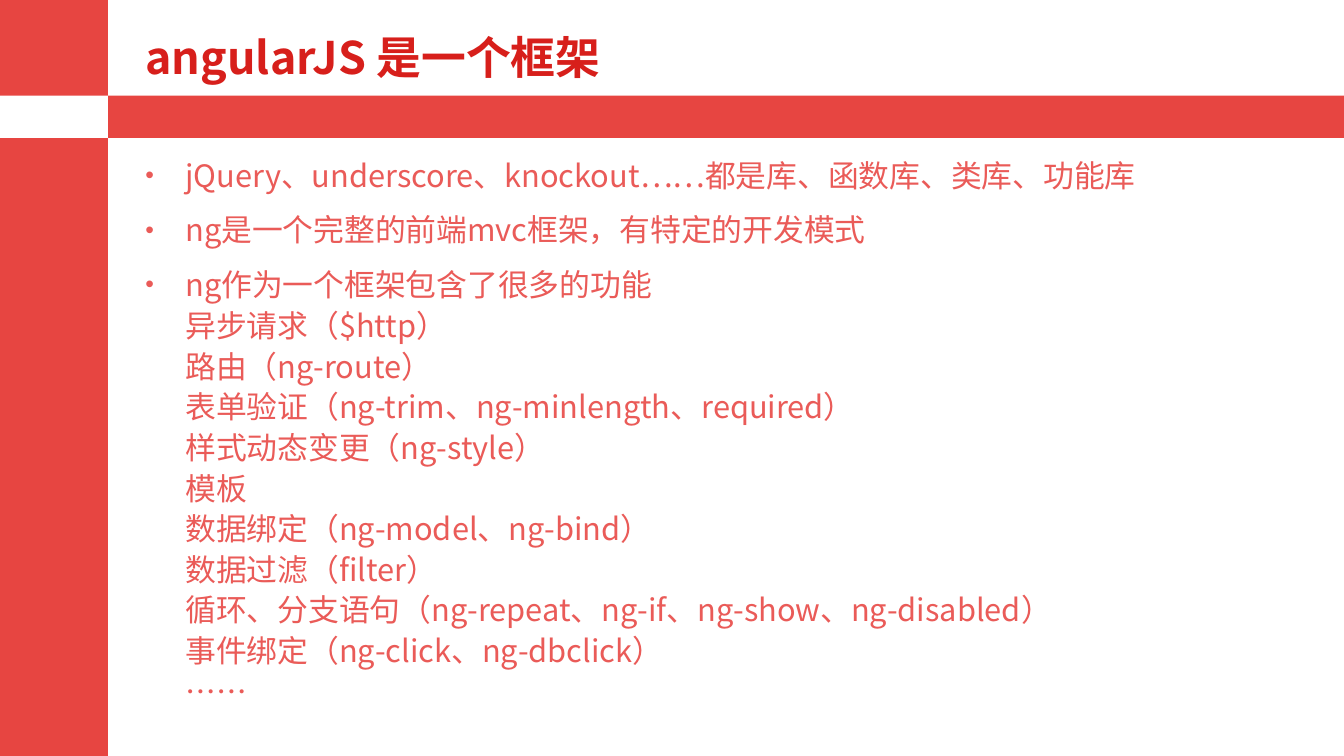
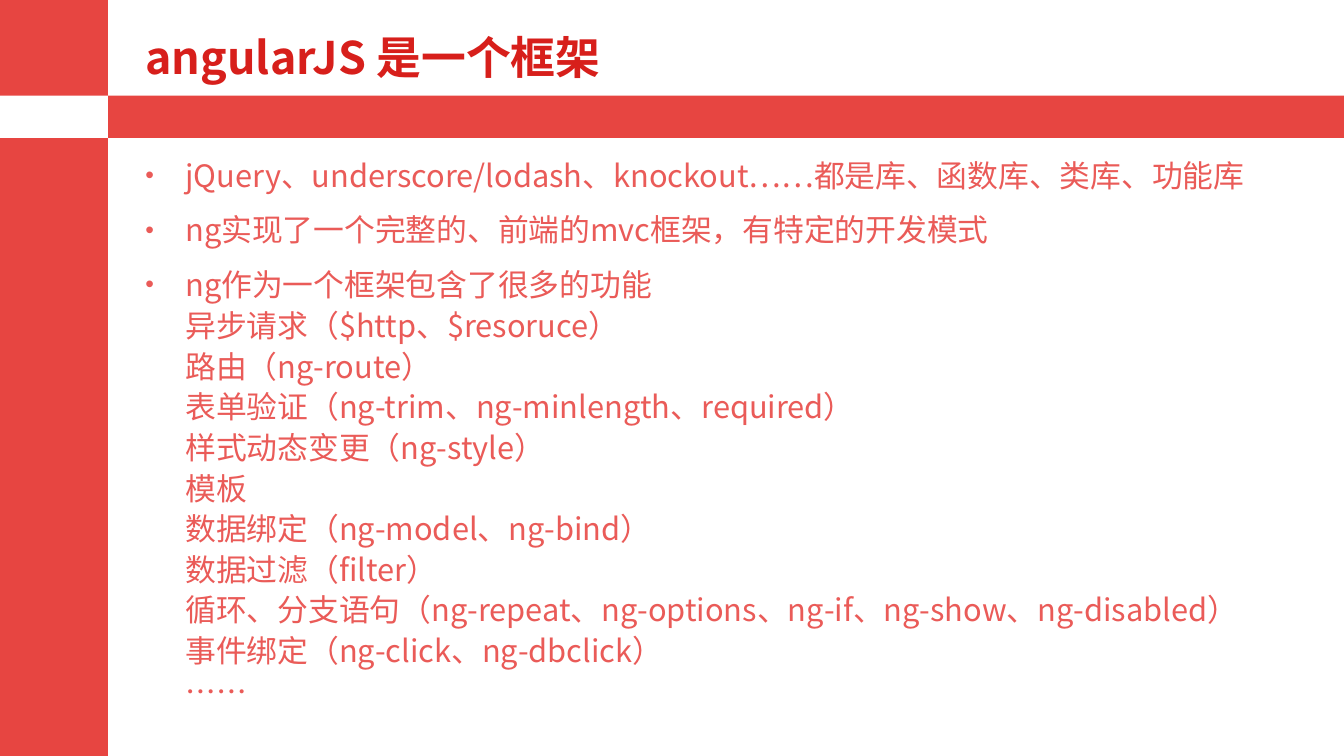
Before and after one commit to alianggitok/doc_tidy, a slide deck: slide 2 of angularjs/ng.pptx. Drawn at 1344x756 pixels with LibreOffice and Linux fonts; fonts in the diff are those of the drawing. Boxes give left, top, right and bottom in pixels: in the first picture for what was removed or moved away, otherwise in the second. Text is boxed around its words. In the diff, an @@ line names an element or a change of style, - is before the commit and + after.

```diff
--- a/angularjs/ng.pptx
+++ b/angularjs/ng.pptx
@@ text at box(185, 161, 1244, 670): text changed @@
-• jQuery、underscore、knockout……都是库、函数库、类库、功能库
-• ng是一个完整的前端mvc框架，有特定的开发模式
-• ng作为一个框架包含了很多的功能
-  异步请求（$http）
-  路由（ng-route）
-  表单验证（ng-trim、ng-minlength、required）
-  样式动态变更（ng-style）
-  模板
-  数据绑定（ng-model、ng-bind）
-  数据过滤（filter）
-  循环、分支语句（ng-repeat、ng-if、ng-show、ng-disabled）
-  事件绑定（ng-click、ng-dbclick）
-  ……
+• jQuery、underscore/lodash、knockout……都是库、函数库、类库、功能库
+• ng实现了一个完整的、前端的mvc框架，有特定的开发模式
+• ng作为一个框架包含了很多的功能
+  异步请求（$http、$resoruce）
+  路由（ng-route）
+  表单验证（ng-trim、ng-minlength、required）
+  样式动态变更（ng-style）
+  模板
+  数据绑定（ng-model、ng-bind）
+  数据过滤（filter）
+  循环、分支语句（ng-repeat、ng-options、ng-if、ng-show、ng-disabled）
+  事件绑定（ng-click、ng-dbclick）
+  ……
```
Also in this commit, not shown: 7 other slides changed, 1 other file.
